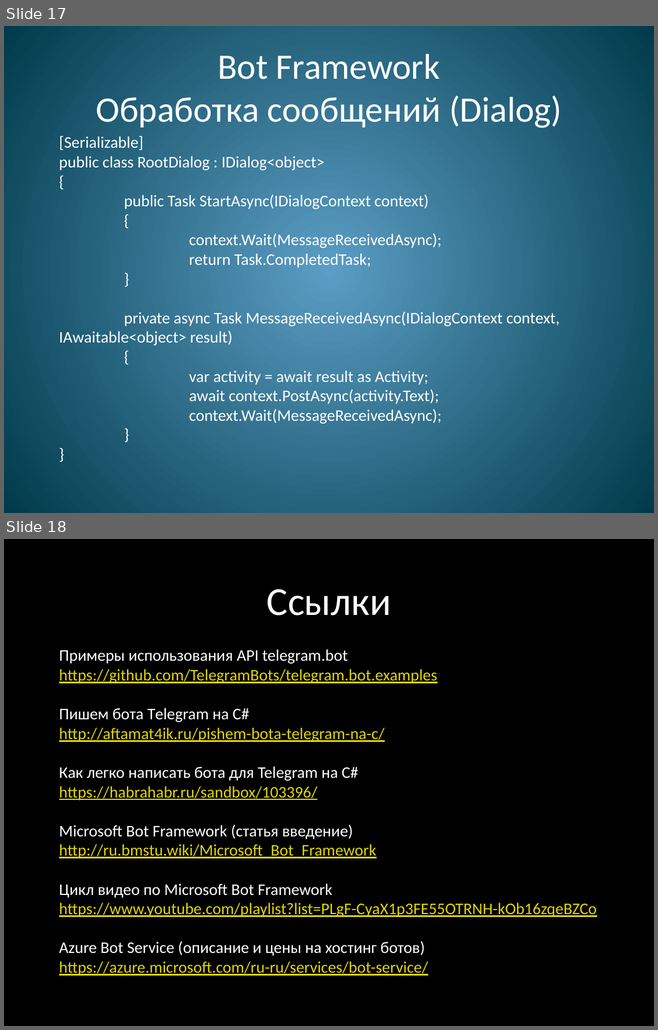
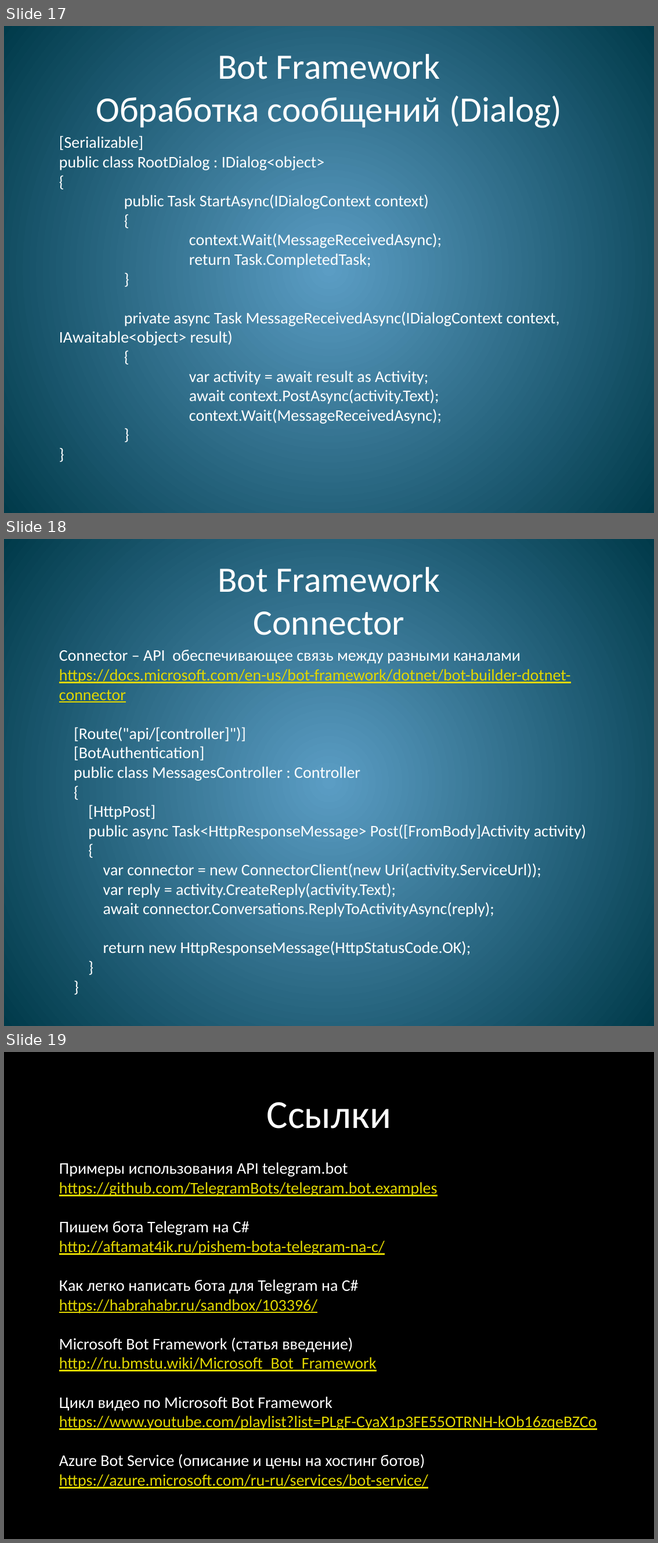
Before and after one commit to WrMax/TelegramDemo, a slide deck: Bot.pptx. Shown one above the other, each under a label of ours: slides 17 and 18 before the commit, slides 17, 18 and 19 after it. The pictures are 658x1030 and 658x1543 pixels, drawn with LibreOffice and Linux fonts; fonts in the diff are those of the drawing; background and template pictures are left out. Boxes give left, top, right and bottom in pixels: in the first picture for what was removed or moved away, otherwise in the second. Text is boxed around its words. In the diff, an @@ line names an element or a change of style, - is before the commit and + after.

```diff
--- a/Bot.pptx
+++ b/Bot.pptx
@@ slide 18 added at [4, 539, 654, 1026], background gradient #5C9CC4 to #003B4B @@
@@ title added at [217, 567, 440, 635], 39.6 pt, text #FFFFFF @@
+Bot Framework
+Connector
@@ text added at [59, 650, 586, 956], 18 pt, text #FFFFFF @@
+Connector – API обеспечивающее связь между разными каналами
+https://docs.microsoft.com/en-us/bot-framework/dotnet/bot-builder-dotnet-connector
+[Route("api/[controller]")]
+[BotAuthentication]
+public class MessagesController : Controller
+{
+[HttpPost]
+public async Task<HttpResponseMessage> Post([FromBody]Activity activity)
+{
+var connector = new ConnectorClient(new Uri(activity.ServiceUrl));
+var reply = activity.CreateReply(activity.Text);
+await connector.Conversations.ReplyToActivityAsync(reply);
+return new HttpResponseMessage(HttpStatusCode.OK);
+}
+}
@@ what was slide 18 is now slide 19 @@
```
Also in this commit, not shown: 2 slides changed, 1 other slide added, 1 other file.
